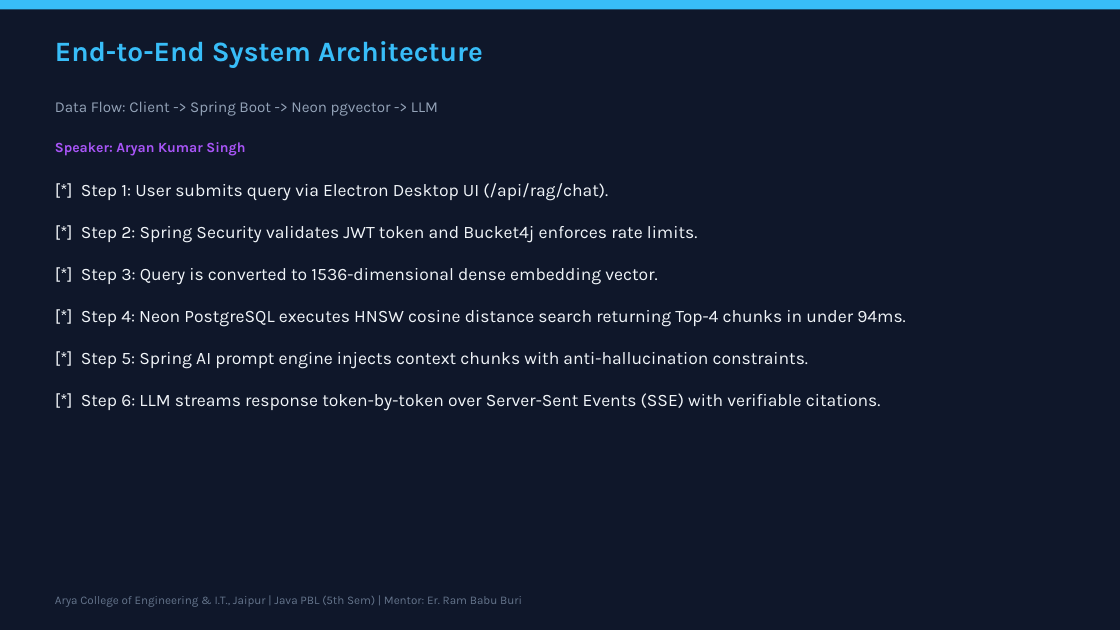
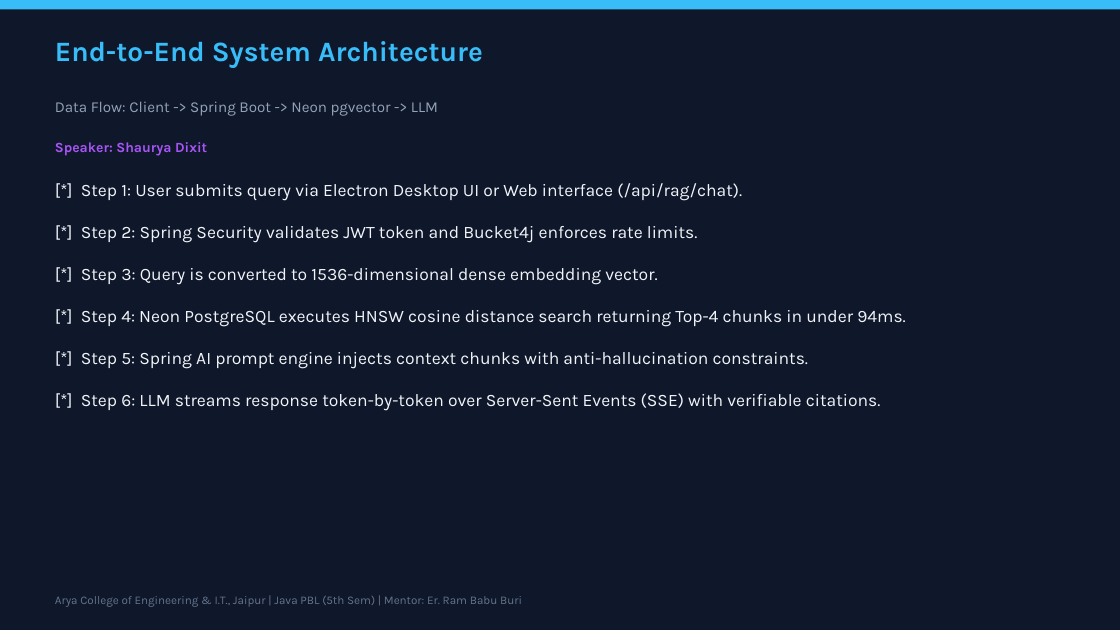
Before and after one commit to shauryadixit005-lab/RAG_Project, a slide deck: slide 4 of submission_reports/DocuQuery_AI_Presentation.pptx. Drawn at 1120x630 pixels with LibreOffice and Linux fonts; fonts in the diff are those of the drawing. Boxes give left, top, right and bottom in pixels: in the first picture for what was removed or moved away, otherwise in the second. Text is boxed around its words. In the diff, an @@ line names an element or a change of style, - is before the commit and + after.

```diff
--- a/submission_reports/DocuQuery_AI_Presentation.pptx
+++ b/submission_reports/DocuQuery_AI_Presentation.pptx
@@ text at (55, 142, 207, 156): text changed @@
-Speaker: Aryan Kumar Singh
+Speaker: Shaurya Dixit
@@ text at (81, 183, 906, 411): text changed @@
-[*] Step 1: User submits query via Electron Desktop UI (/api/rag/chat).
-[*] Step 2: Spring Security validates JWT token and Bucket4j enforces rate limits.
-[*] Step 3: Query is converted to 1536-dimensional dense embedding vector.
-[*] Step 4: Neon PostgreSQL executes HNSW cosine distance search returning Top-4 chunks in under 94ms.
-[*] Step 5: Spring AI prompt engine injects context chunks with anti-hallucination constraints.
-[*] Step 6: LLM streams response token-by-token over Server-Sent Events (SSE) with verifiable citations.
+[*] Step 1: User submits query via Electron Desktop UI or Web interface (/api/rag/chat).
+[*] Step 2: Spring Security validates JWT token and Bucket4j enforces rate limits.
+[*] Step 3: Query is converted to 1536-dimensional dense embedding vector.
+[*] Step 4: Neon PostgreSQL executes HNSW cosine distance search returning Top-4 chunks in under 94ms.
+[*] Step 5: Spring AI prompt engine injects context chunks with anti-hallucination constraints.
+[*] Step 6: LLM streams response token-by-token over Server-Sent Events (SSE) with verifiable citations.
```
Also in this commit, not shown: 14 other slides changed, 21 other files.
